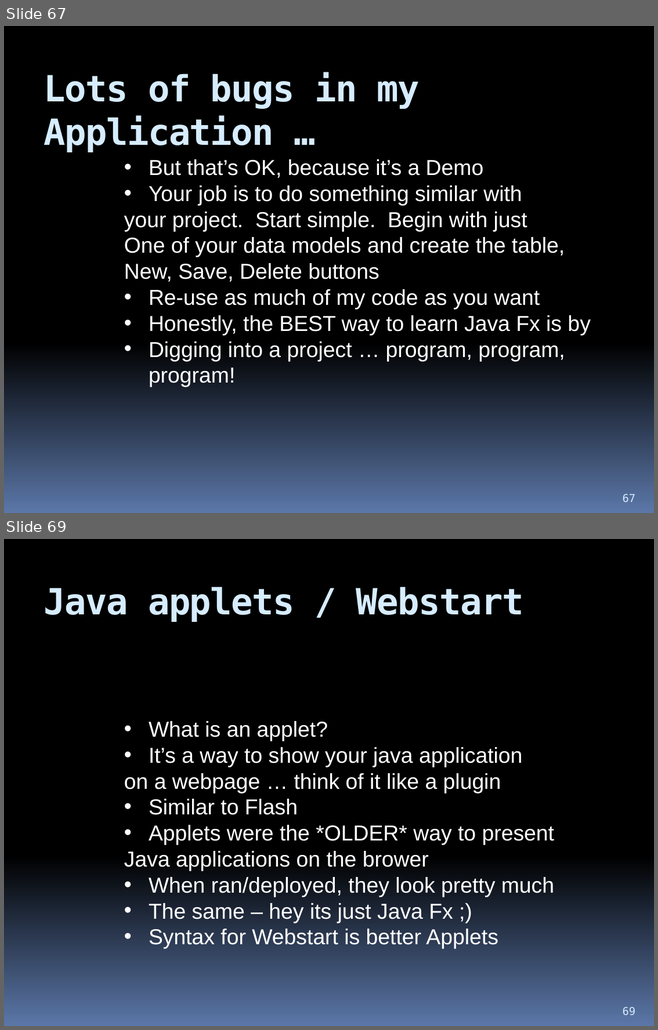
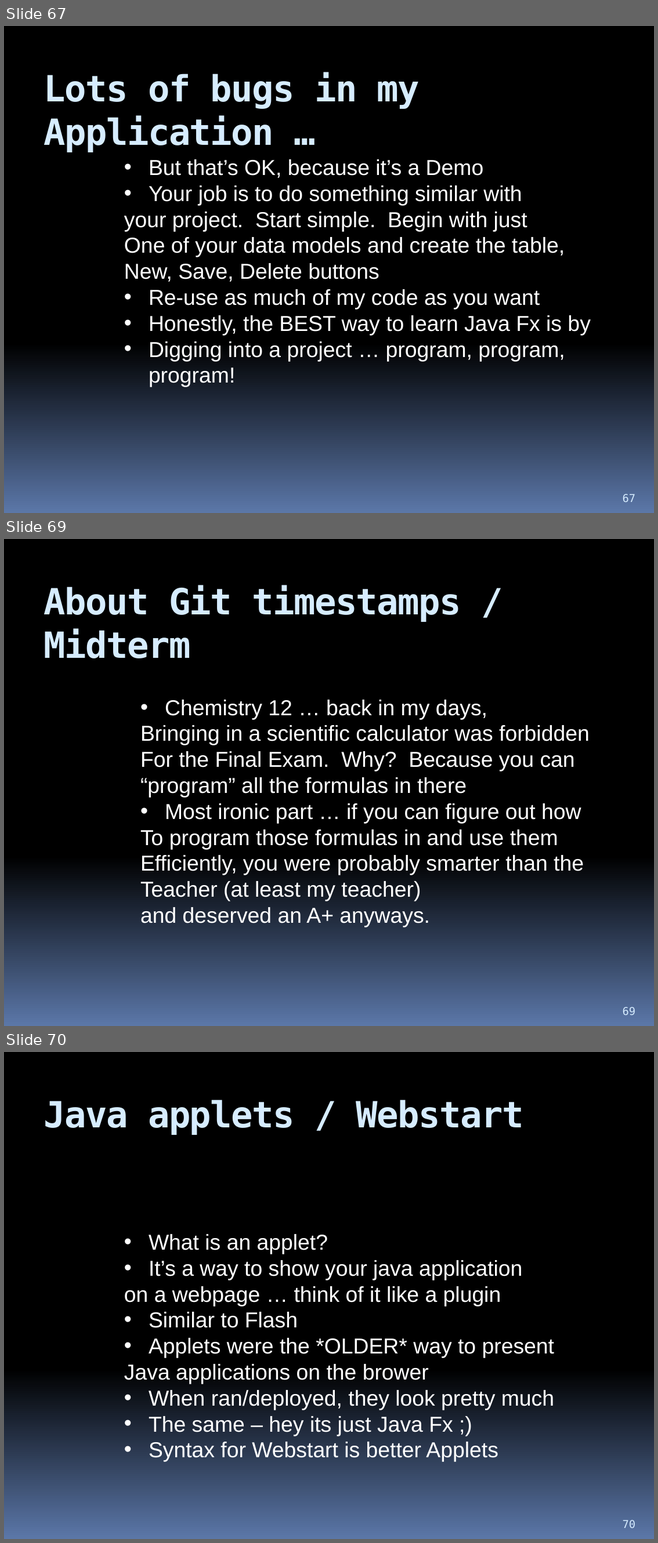
Before and after one commit to hchan/comp2613, a slide deck: coursePresentation.pptx. Shown one above the other, each under a label of ours: slides 67 and 69 before the commit, slides 67, 69 and 70 after it; the slides between them are not shown. The pictures are 658x1030 and 658x1543 pixels, drawn with LibreOffice and Linux fonts; fonts in the diff are those of the drawing. Boxes give left, top, right and bottom in pixels: in the first picture for what was removed or moved away, otherwise in the second. Text is boxed around its words. In the diff, an @@ line names an element or a change of style, - is before the commit and + after.

```diff
--- a/coursePresentation.pptx
+++ b/coursePresentation.pptx
@@ slide 69 added at (4,539,654,1026), background gradient #000000 to #5B77A8 @@
@@ title added at (44,585,461,658), 40 pt, text #D6ECFF, bold @@
+About Git timestamps / Midterm
@@ text added at (140,700,589,928), 24 pt, text #FFFFFF @@
+• Chemistry 12 … back in my days,
+Bringing in a scientific calculator was forbidden
+For the Final Exam. Why? Because you can
+“program” all the formulas in there
+• Most ironic part … if you can figure out how
+To program those formulas in and use them
+Efficiently, you were probably smarter than the
+Teacher (at least my teacher)
+and deserved an A+ anyways.
@@ page number added at (622,1007,635,1015), 12 pt, text #D6ECFF @@
+69
@@ what was slide 69 is now slide 70 @@
@@ page number at (622,1520,635,1528): text changed @@
-69
+70
```
Also in this commit, not shown: 2 slides changed, 1 other slide added, 6 other files.
